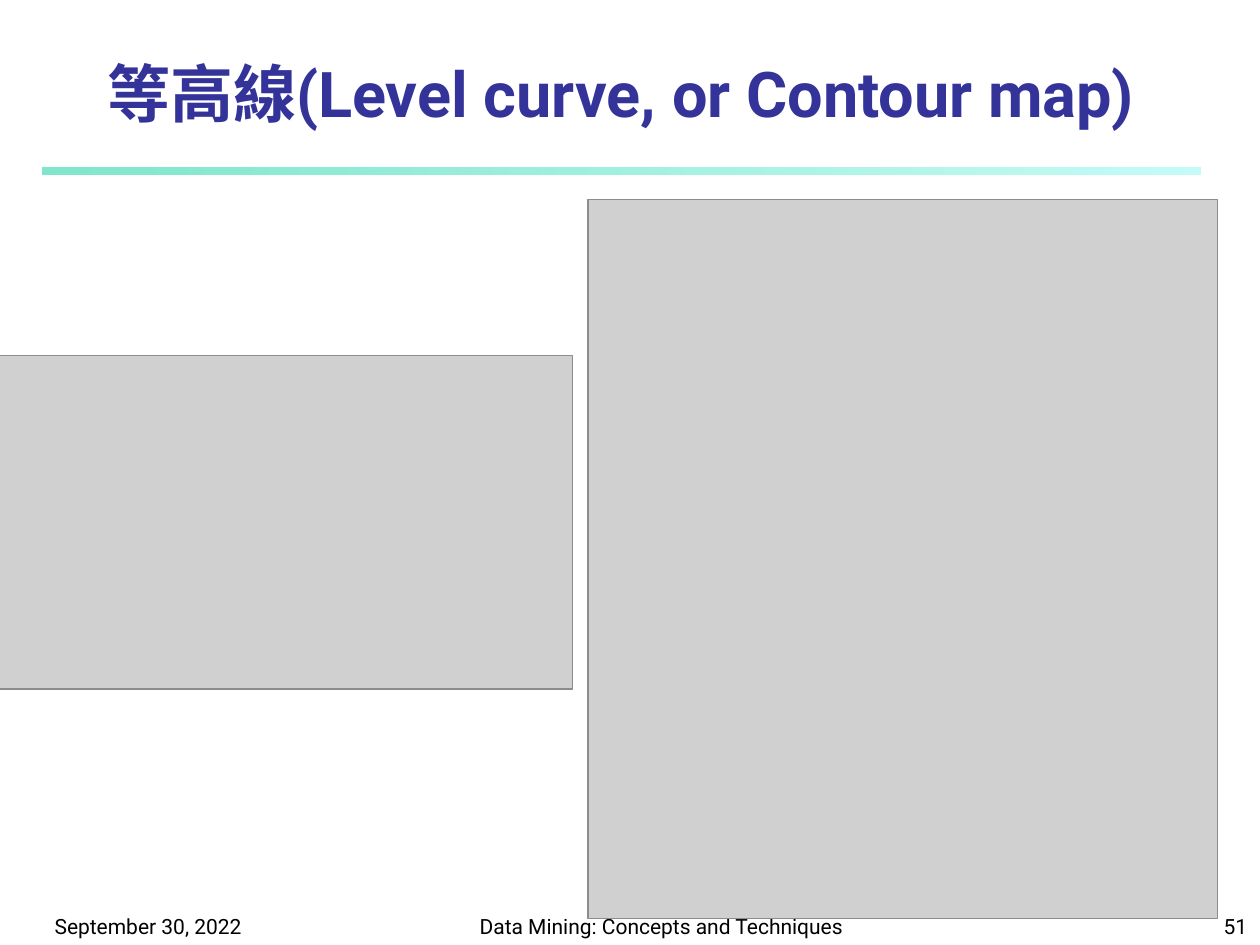
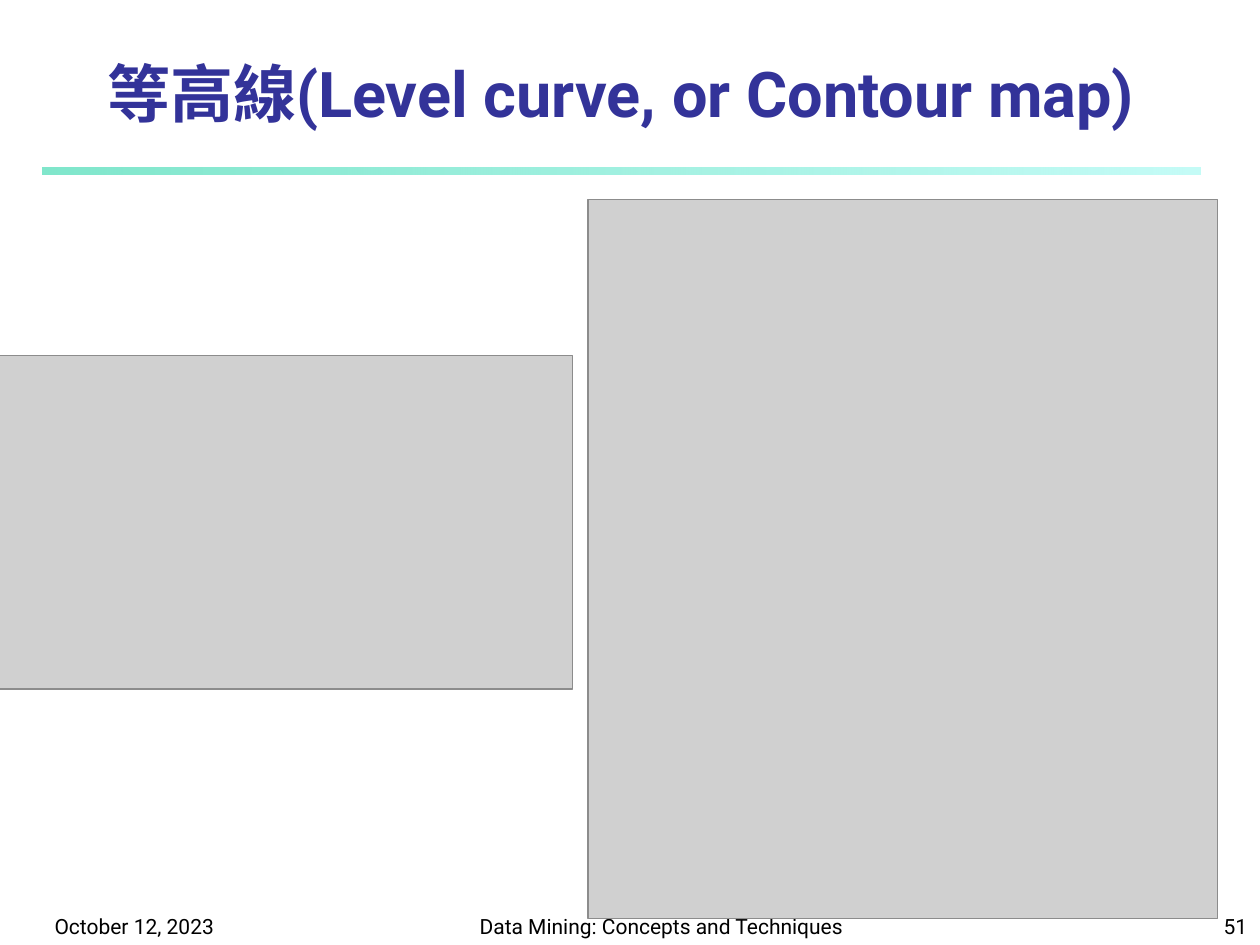
Before and after one commit to carina419/NTUST, a slide deck: slide 51 of MI5130701 資料探勘 Data Mining/2-new - Classification.pptx. Drawn at 1260x945 pixels with LibreOffice and Linux fonts; fonts in the diff are those of the drawing; grey boxes stand for pictures. Boxes give left, top, right and bottom in pixels: in the first picture for what was removed or moved away, otherwise in the second. Text is boxed around its words. In the diff, an @@ line names an element or a change of style, - is before the commit and + after.

```diff
--- a/MI5130701 資料探勘 Data Mining/2-new - Classification.pptx
+++ b/MI5130701 資料探勘 Data Mining/2-new - Classification.pptx
@@ text at [55,918,214,937]: text changed @@
-September 30, 2022
+October 12, 2023
```
Also in this commit, not shown: 98 other slides changed, 1 other file.
